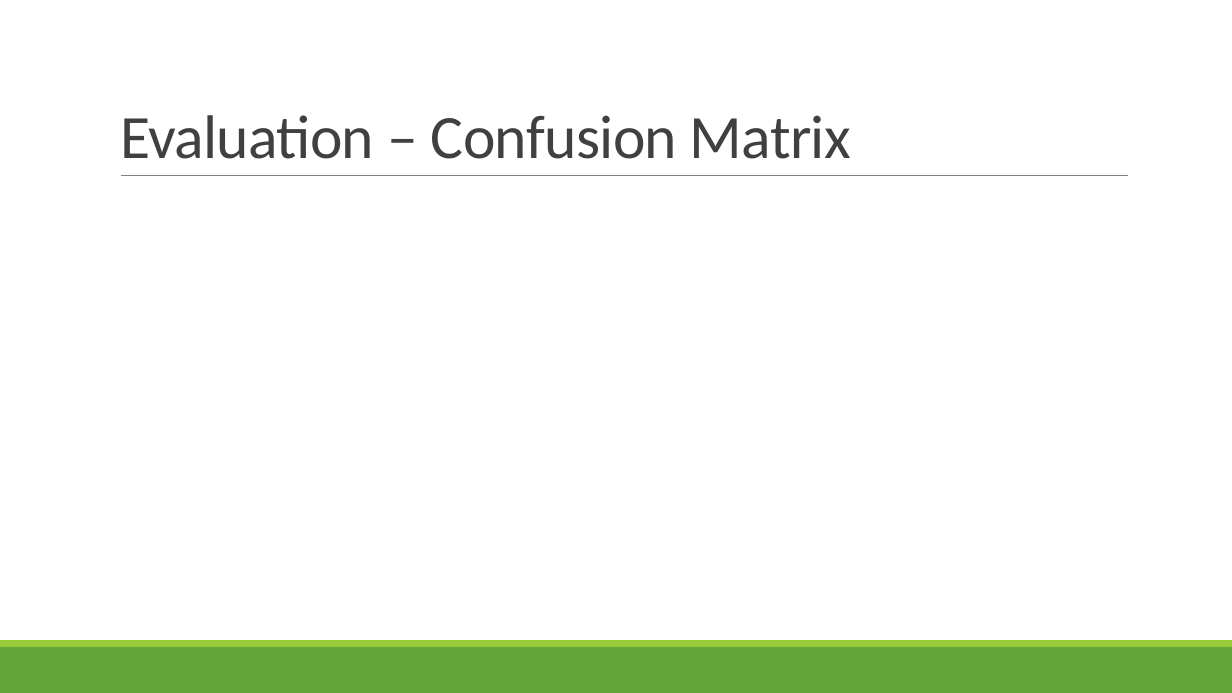
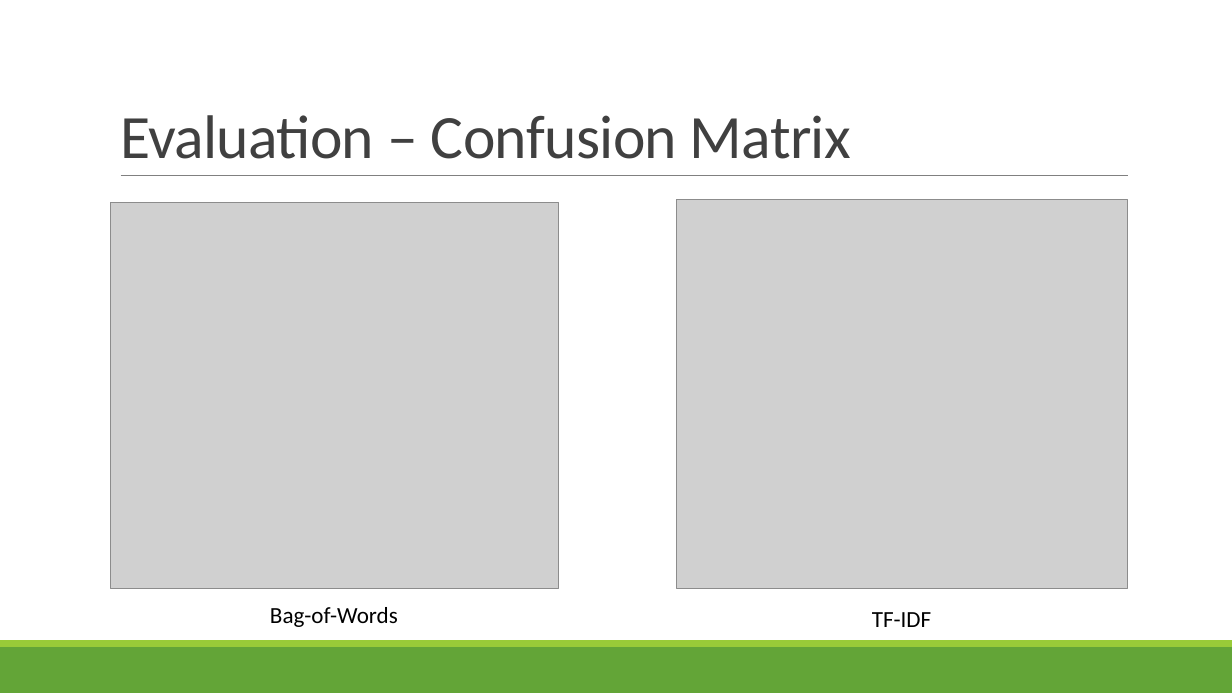
Before and after one commit to LinghanX/Project_Veritas, a slide deck: slide 12 of presentations/FakeNews_Final.pptx. Drawn at 1232x693 pixels with LibreOffice and Linux fonts; fonts in the diff are those of the drawing; grey boxes stand for pictures. Boxes give left, top, right and bottom in pixels: in the first picture for what was removed or moved away, otherwise in the second. Text is boxed around its words. In the diff, an @@ line names an element or a change of style, - is before the commit and + after.

```diff
--- a/presentations/FakeNews_Final.pptx
+++ b/presentations/FakeNews_Final.pptx
@@ picture added at [111,202,559,589] @@
@@ picture added at [677,200,1128,589] @@
@@ text added at [270,607,398,627], 18 pt, text #000000 @@
+Bag-of-Words
@@ text added at [872,612,932,627], 18 pt, text #000000 @@
+TF-IDF
```
Also in this commit, not shown: 2 other slides changed, 1 other file.
